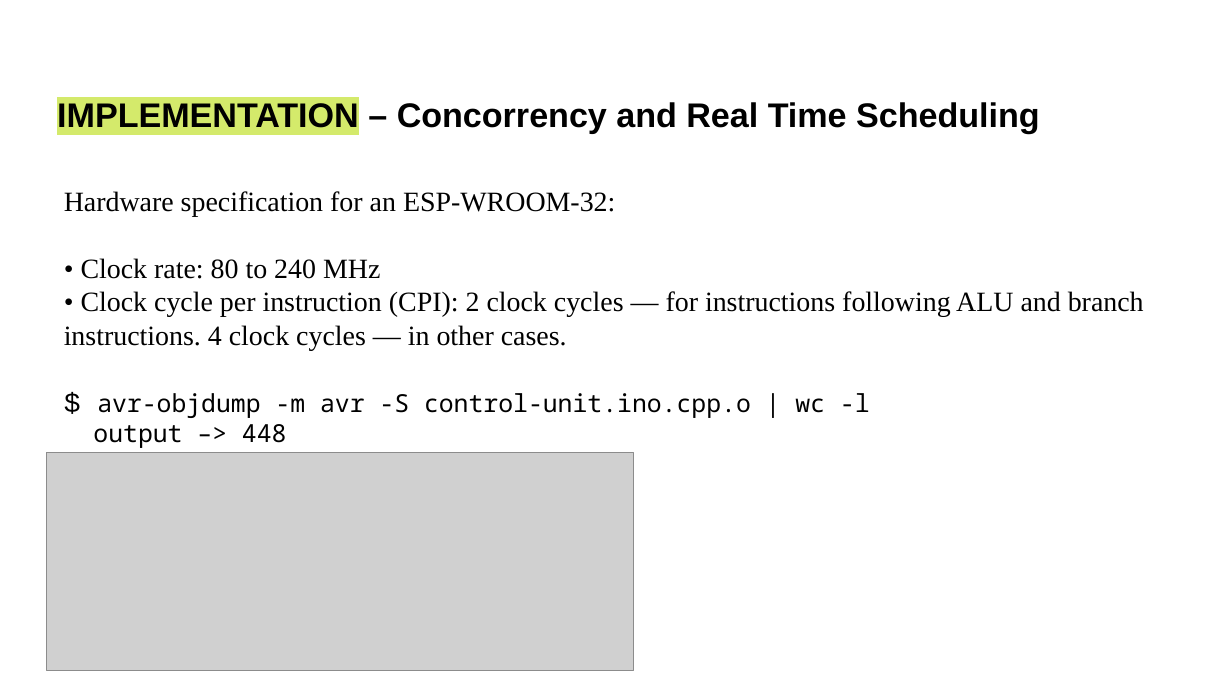
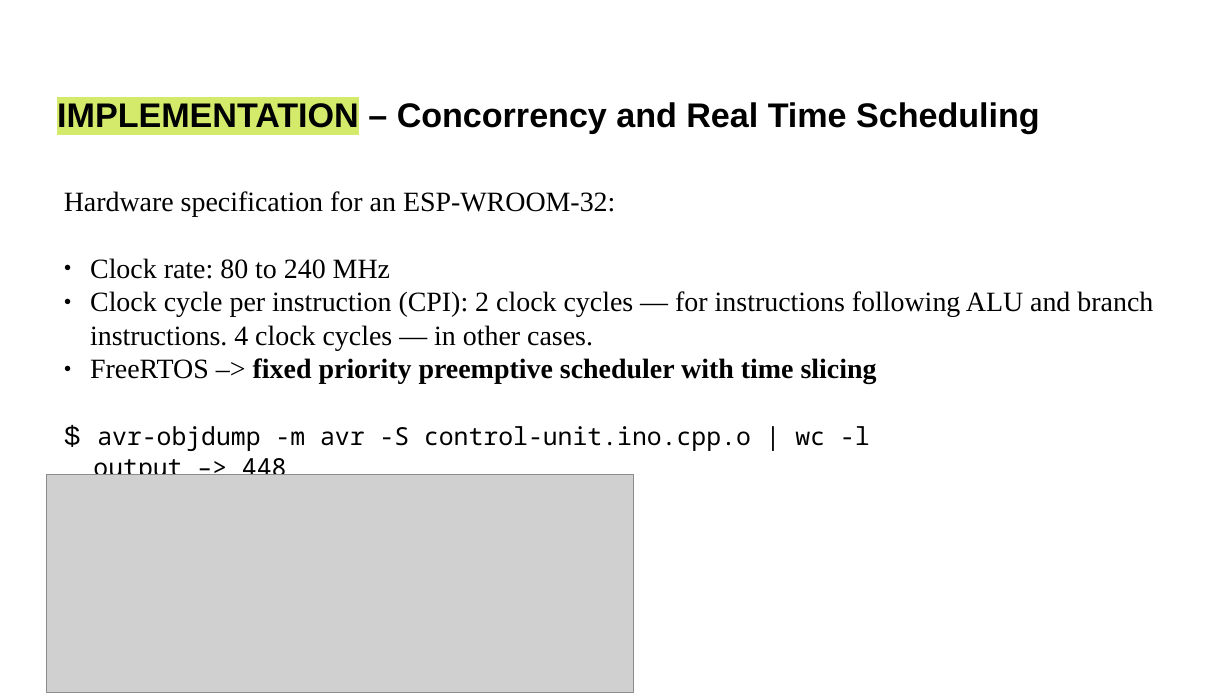
Before and after one commit to mendes-r/mescc-cslab, a slide deck: slide 7 of delivery-2/presentation-2/mendes-gerbelli-presentation.odp. Drawn at 1232x693 pixels with LibreOffice and Linux fonts; fonts in the diff are those of the drawing; grey boxes stand for pictures. Boxes give left, top, right and bottom in pixels: in the first picture for what was removed or moved away, otherwise in the second. Text is boxed around its words. In the diff, an @@ line names an element or a change of style, - is before the commit and + after.

```diff
--- a/delivery-2/presentation-2/mendes-gerbelli-presentation.odp
+++ b/delivery-2/presentation-2/mendes-gerbelli-presentation.odp
@@ text at <box>90,258,1153,384</box>: text changed @@
-• Clock rate: 80 to 240 MHz
-• Clock cycle per instruction (CPI): 2 clock cycles — for instructions following ALU and branch instructions. 4 clock cycles — in other cases.
+● Clock rate: 80 to 240 MHz
+● Clock cycle per instruction (CPI): 2 clock cycles — for instructions following ALU and branch instructions. 4 clock cycles — in other cases.
+● FreeRTOS –> fixed priority preemptive scheduler with time slicing
@@ picture: place and size @@
-picture at <box>47,453,634,671</box>
+picture at <box>47,474,634,692</box>
```
Also in this commit, not shown: 4 other files.
